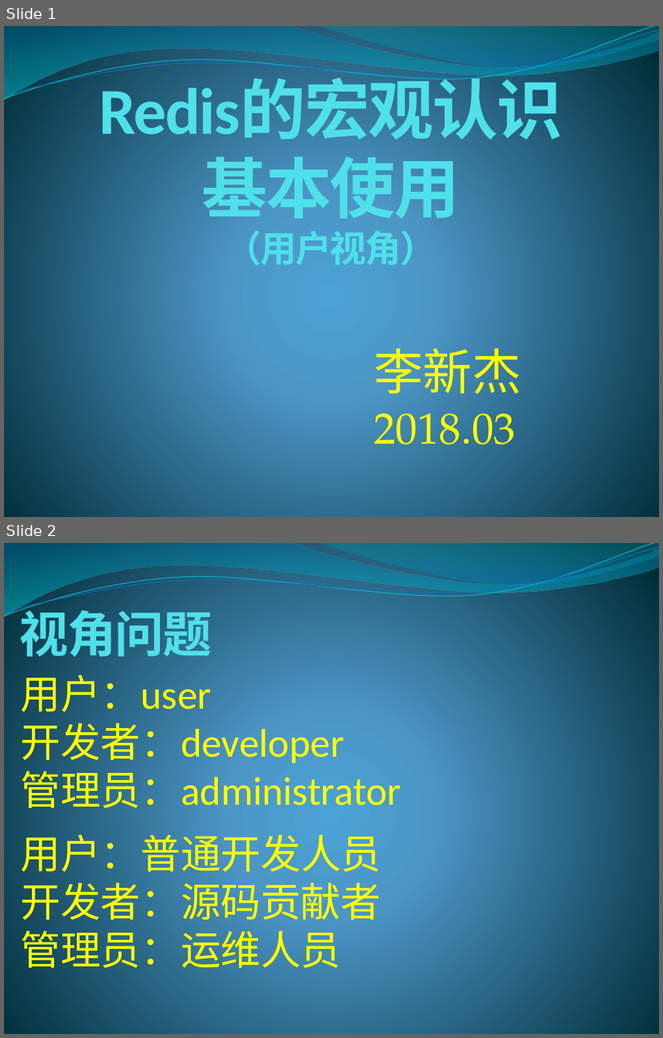
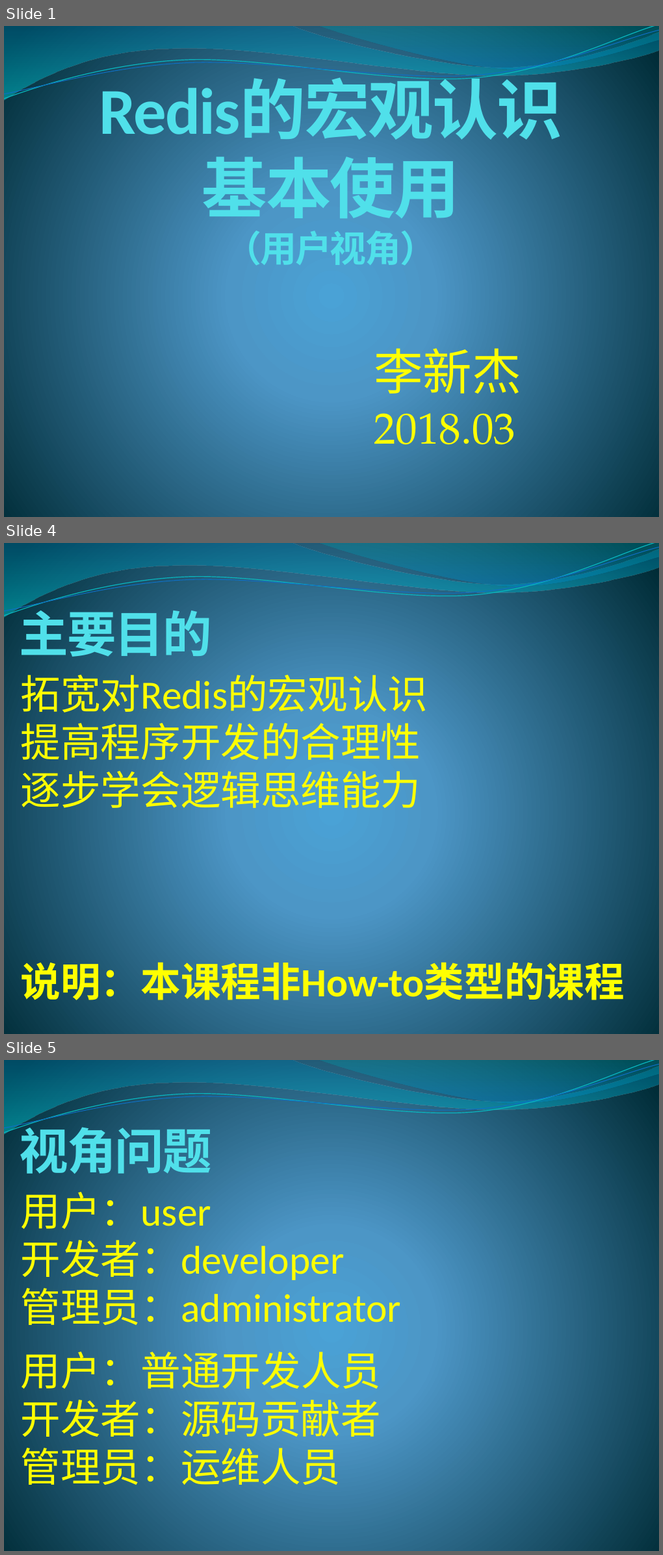
Before and after one commit to lixinjie1985/redis, a slide deck: docs/redis-01.pptx. Shown one above the other, each under a label of ours: slides 1 and 2 before the commit, slides 1, 4 and 5 after it; the slides between them are not shown. The pictures are 663x1038 and 663x1555 pixels, drawn with LibreOffice and Linux fonts; fonts in the diff are those of the drawing. Boxes give left, top, right and bottom in pixels: in the first picture for what was removed or moved away, otherwise in the second. Text is boxed around its words. In the diff, an @@ line names an element or a change of style, - is before the commit and + after.

```diff
--- a/docs/redis-01.pptx
+++ b/docs/redis-01.pptx
@@ slide 4 added at bbox=[4, 543, 659, 1034], background gradient #4AA0D6 to #4C98C7 to #002C38; not listed: 4 template elements that a slide beside it also shows @@
@@ title added at bbox=[20, 601, 212, 664], 54 pt, text #51E0EA, bold @@
+主要目的
@@ text added at bbox=[21, 668, 428, 815], 44 pt, text #FFFF00 @@
+拓宽对Redis的宏观认识
+提高程序开发的合理性
+逐步学会逻辑思维能力
@@ text added at bbox=[21, 956, 625, 1007], 44 pt, text #FFFF00, bold @@
+说明：本课程非How-to类型的课程
@@ what was slide 2 is now slide 5 @@
```
Also in this commit, not shown: 1 slide changed, 5 other slides added.
